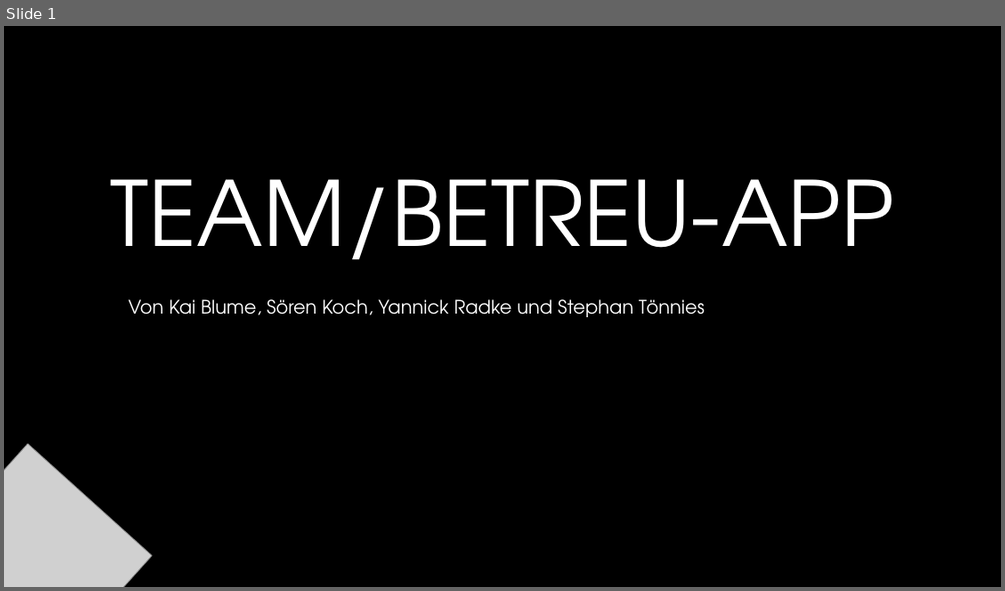
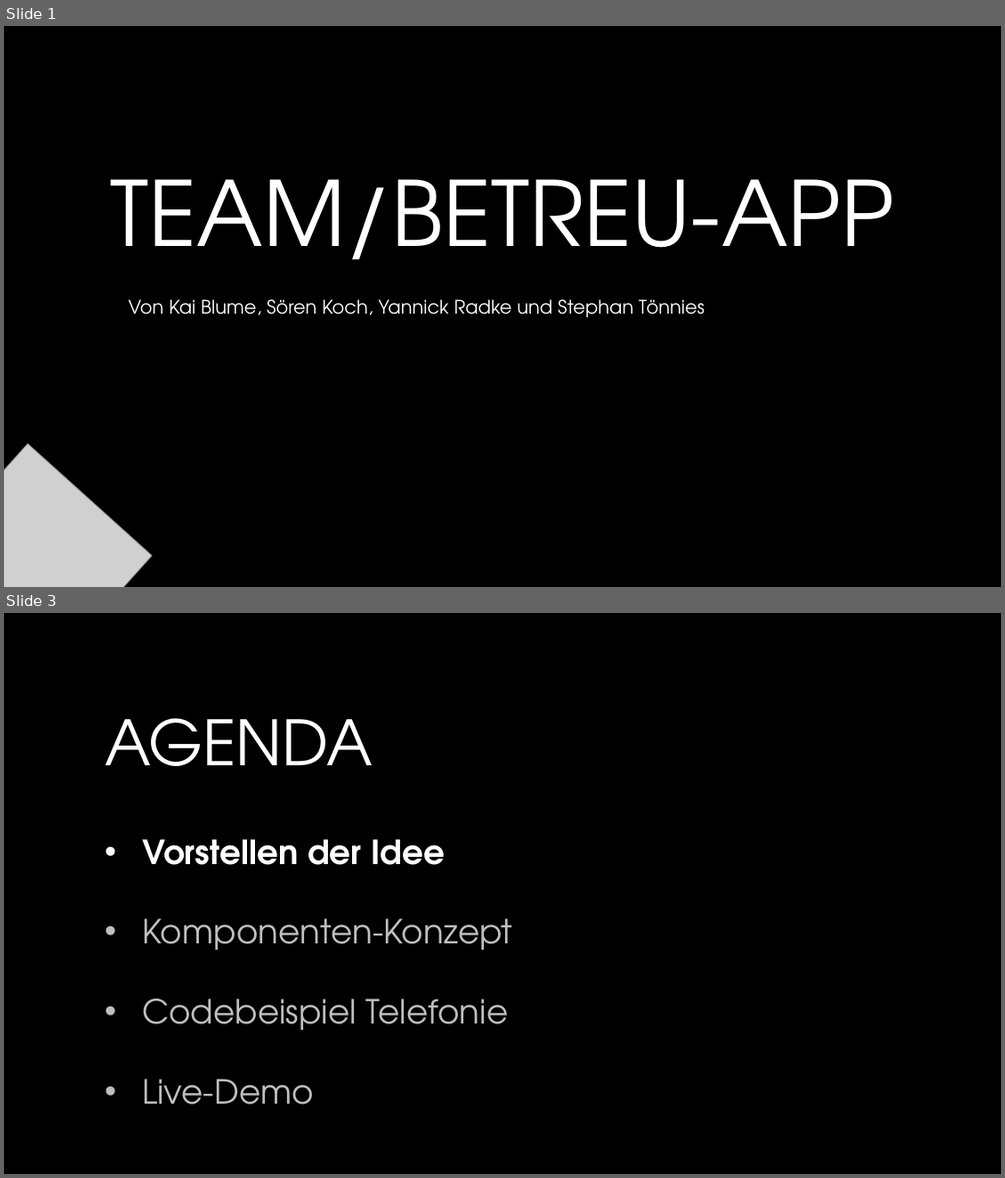
Before and after one commit to YK18415/TeamAndroid, a slide deck: documentation/TeamAndroid_Praesentation.pptx. Shown one above the other, each under a label of ours: slide 1 before the commit, slides 1 and 3 after it; the slides between them are not shown. The pictures are 1005x591 and 1005x1178 pixels, drawn with LibreOffice and Linux fonts; fonts in the diff are those of the drawing; grey boxes stand for pictures; background and template pictures are left out. Boxes give left, top, right and bottom in pixels: in the first picture for what was removed or moved away, otherwise in the second. Text is boxed around its words. In the diff, an @@ line names an element or a change of style, - is before the commit and + after.

```diff
--- a/documentation/TeamAndroid_Praesentation.pptx
+++ b/documentation/TeamAndroid_Praesentation.pptx
@@ slide 3 added at [4, 613, 1001, 1174], background picture (left out) @@
@@ title added at [105, 718, 372, 766], 60 pt, text gradient #FFFFFF to #A6A6A6 @@
+AGENDA
@@ text added at [142, 839, 512, 1104], 32 pt, text #BFBFBF @@
+• Vorstellen der Idee
+• Komponenten-Konzept
+• Codebeispiel Telefonie
+• Live-Demo
```
Also in this commit, not shown: 3 slides changed, 9 other slides added, 2 slides removed, 4 other files.
